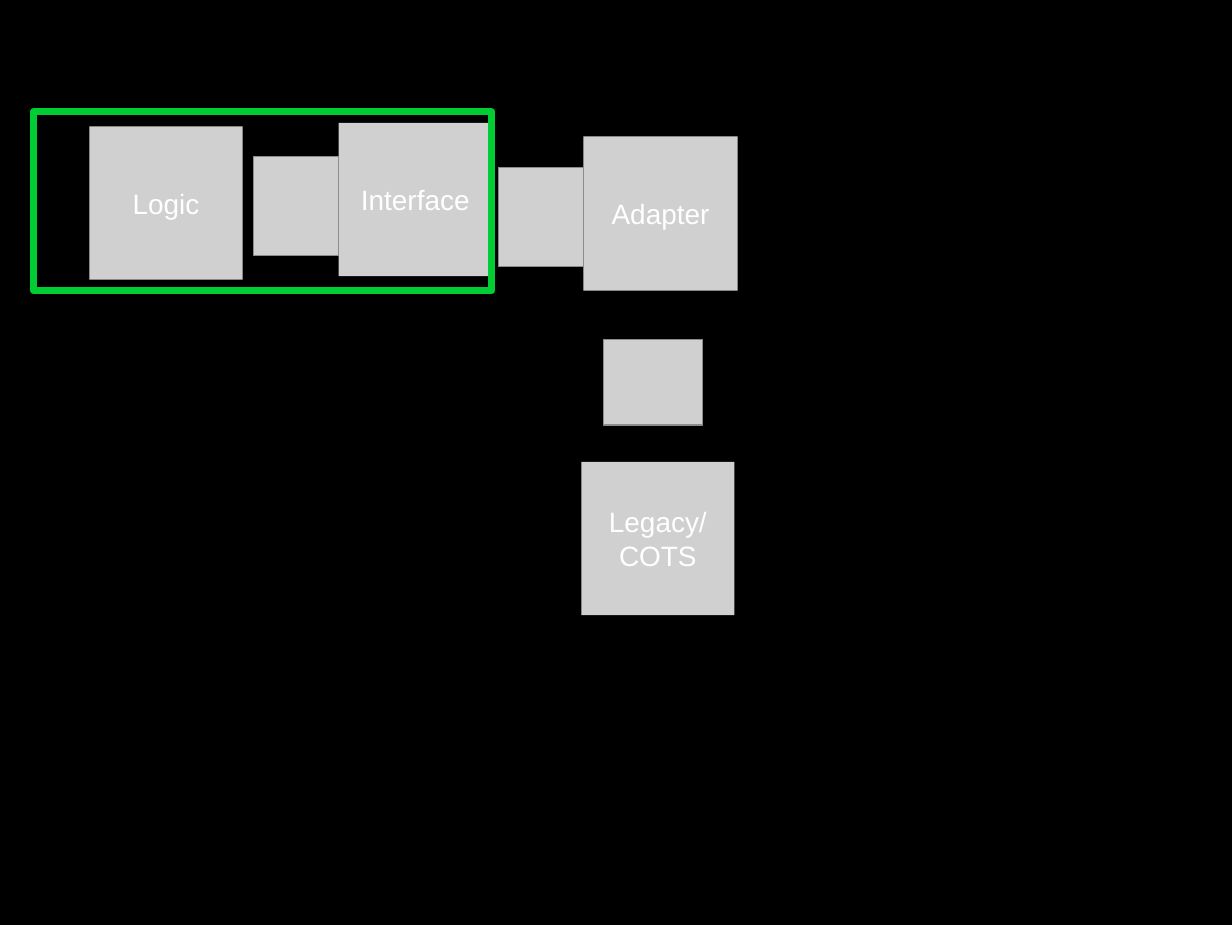
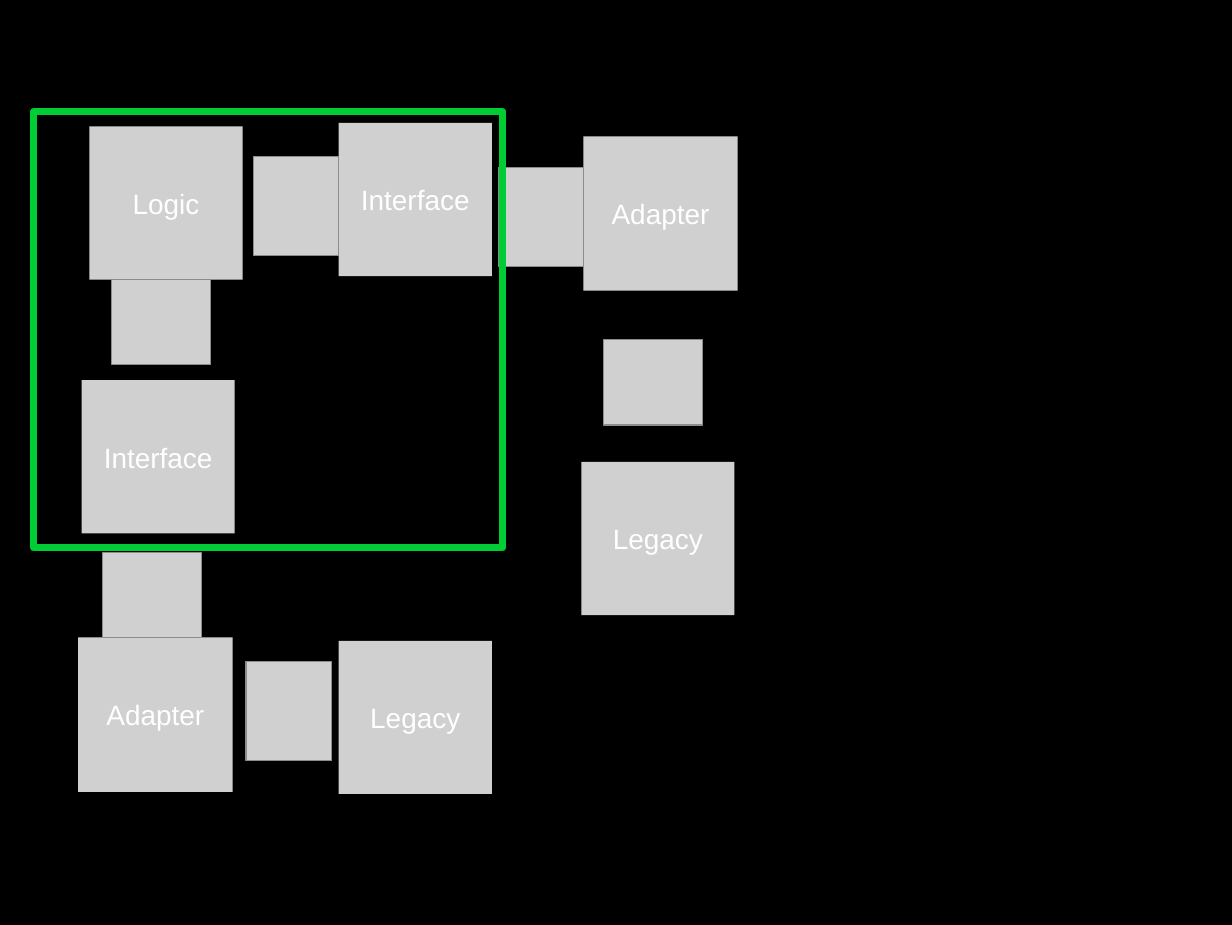
Before and after one commit to ChrisLynch42/presentations, a slide deck: slide 17 of codepalousa/legacy_code/coudepalousa.odp (slide 16 before the commit). Drawn at 1232x925 pixels with LibreOffice and Linux fonts; fonts in the diff are those of the drawing; grey boxes stand for pictures. Boxes give left, top, right and bottom in pixels: in the first picture for what was removed or moved away, otherwise in the second. Text is boxed around its words. In the diff, an @@ line names an element or a change of style, - is before the commit and + after.

```diff
--- a/codepalousa/legacy_code/coudepalousa.odp
+++ b/codepalousa/legacy_code/coudepalousa.odp
@@ rectangle: place and size @@
-rectangle at bbox=[34, 112, 492, 291]
+rectangle at bbox=[34, 112, 503, 548]
@@ picture added at bbox=[112, 279, 210, 364] @@
@@ picture added at bbox=[82, 380, 235, 533], 18 pt, text #FFFFFF @@
+Interface
@@ text in picture at bbox=[613, 530, 703, 554]: text changed @@
-Legacy/
-COTS
+Legacy
@@ picture added at bbox=[103, 552, 201, 637] @@
@@ picture added at bbox=[78, 637, 233, 792], 18 pt, text #FFFFFF @@
+Adapter
@@ picture added at bbox=[339, 641, 492, 794], 18 pt, text #FFFFFF @@
+Legacy
@@ picture added at bbox=[246, 662, 331, 760] @@
```
Also in this commit, not shown: 5 other slides changed, 4 slides added, 3 slides removed.
